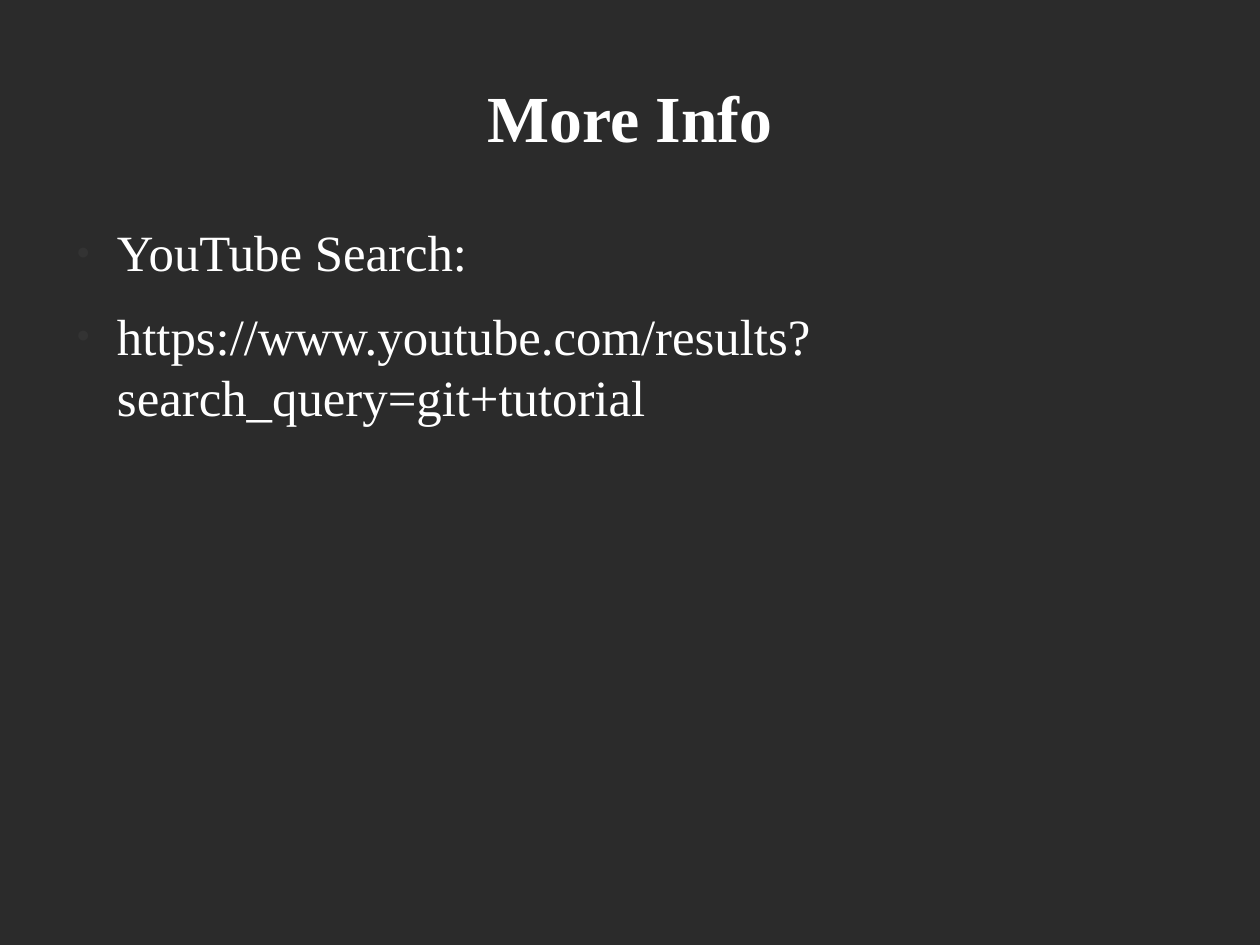
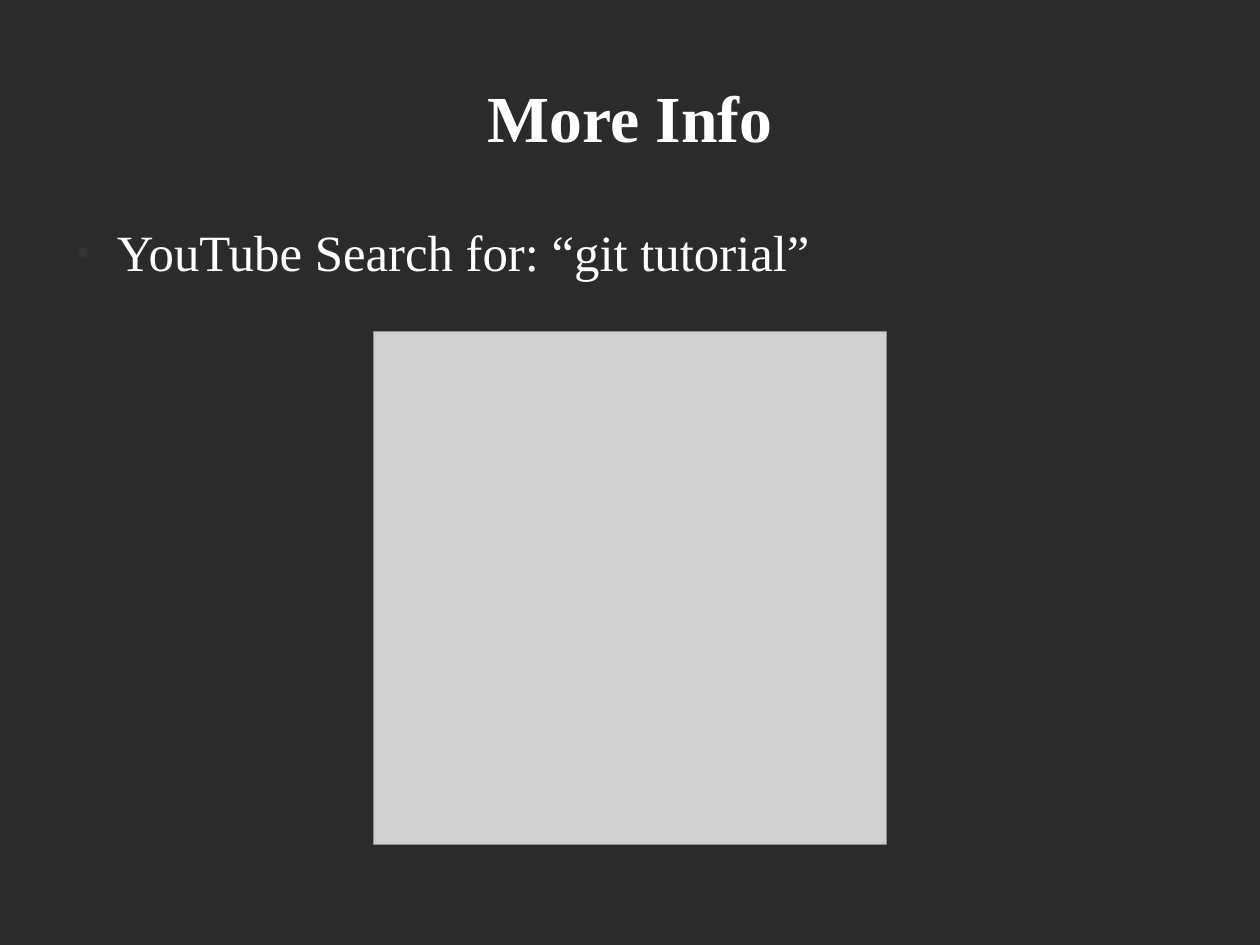
Before and after one commit to PeterCamilleri/ideas, a slide deck: slide 8 of Talks/DPCUC_Talk_20_03_12.odp. Drawn at 1260x945 pixels with LibreOffice and Linux fonts; fonts in the diff are those of the drawing; grey boxes stand for pictures; background and template pictures are left out; a plain dark background stands for a picture behind light text. Boxes give left, top, right and bottom in pixels: in the first picture for what was removed or moved away, otherwise in the second. Text is boxed around its words. In the diff, an @@ line names an element or a change of style, - is before the commit and + after.

```diff
--- a/Talks/DPCUC_Talk_20_03_12.odp
+++ b/Talks/DPCUC_Talk_20_03_12.odp
@@ text at [117, 235, 809, 282]: text changed @@
-● YouTube Search:
-● https://www.youtube.com/results?search_query=git+tutorial
+● YouTube Search for: “git tutorial”
@@ picture added at [374, 332, 887, 845] @@
```
Also in this commit, not shown: 1 other slide changed, 3 slides added, 3 slides removed, 1 other file.
